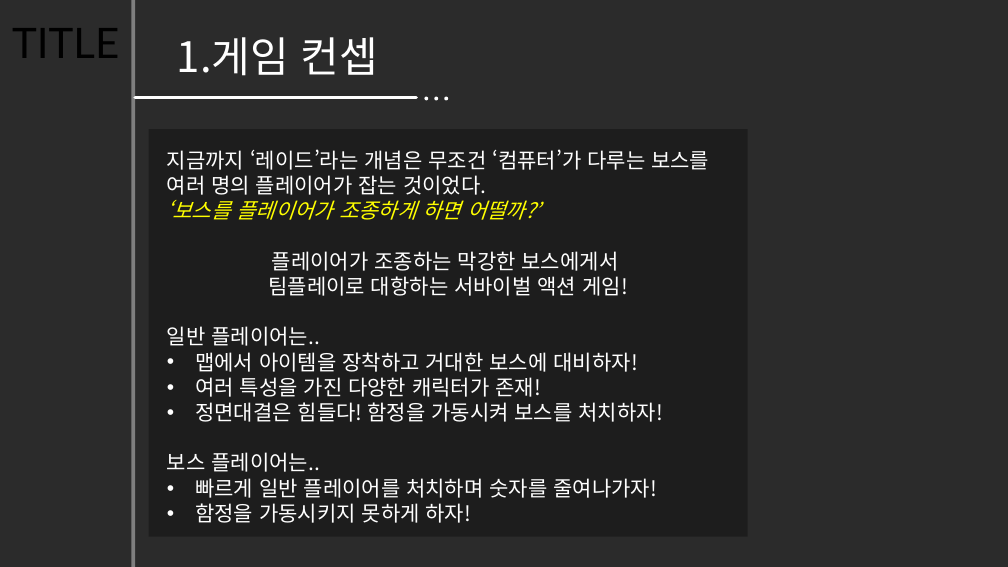
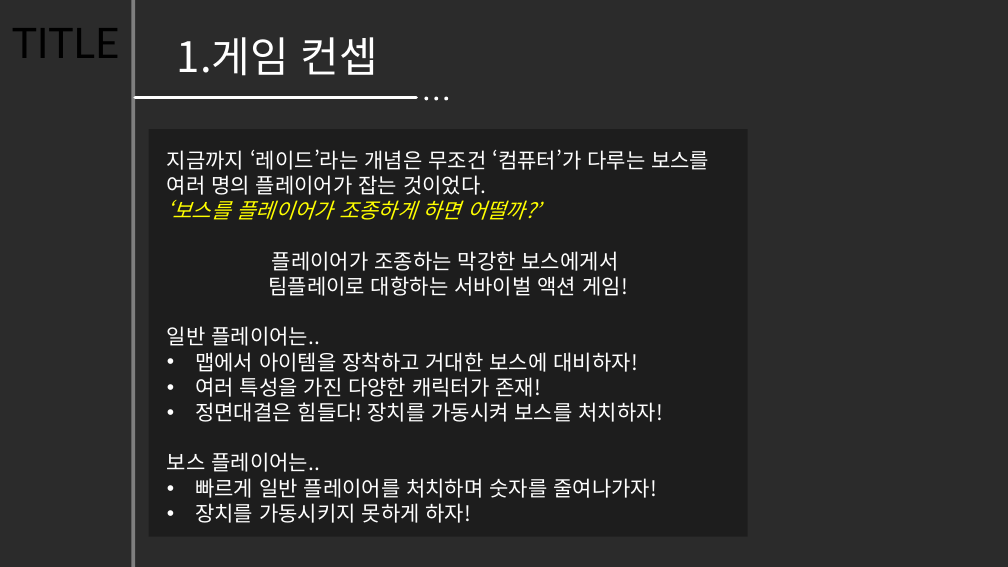
Before and after one commit to hajeongyeon/capstone_design, a slide deck: slide 2 of planning/2017.11.28(Week13).pptx. Drawn at 1008x567 pixels with LibreOffice and Linux fonts; fonts in the diff are those of the drawing; background and template pictures are left out; a plain dark background stands for a picture behind light text. Boxes give left, top, right and bottom in pixels: in the first picture for what was removed or moved away, otherwise in the second. Text is boxed around its words. In the diff, an @@ line names an element or a change of style, - is before the commit and + after.

```diff
--- a/planning/2017.11.28(Week13).pptx
+++ b/planning/2017.11.28(Week13).pptx
@@ text at (195, 402, 663, 422): text changed @@
-• 정면대결은 힘들다! 함정을 가동시켜 보스를 처치하자!
+• 정면대결은 힘들다! 장치를 가동시켜 보스를 처치하자!
@@ text at (195, 503, 472, 523): text changed @@
-• 함정을 가동시키지 못하게 하자!
+• 장치를 가동시키지 못하게 하자!
```
Also in this commit, not shown: 5 other slides changed, 1 other file.
